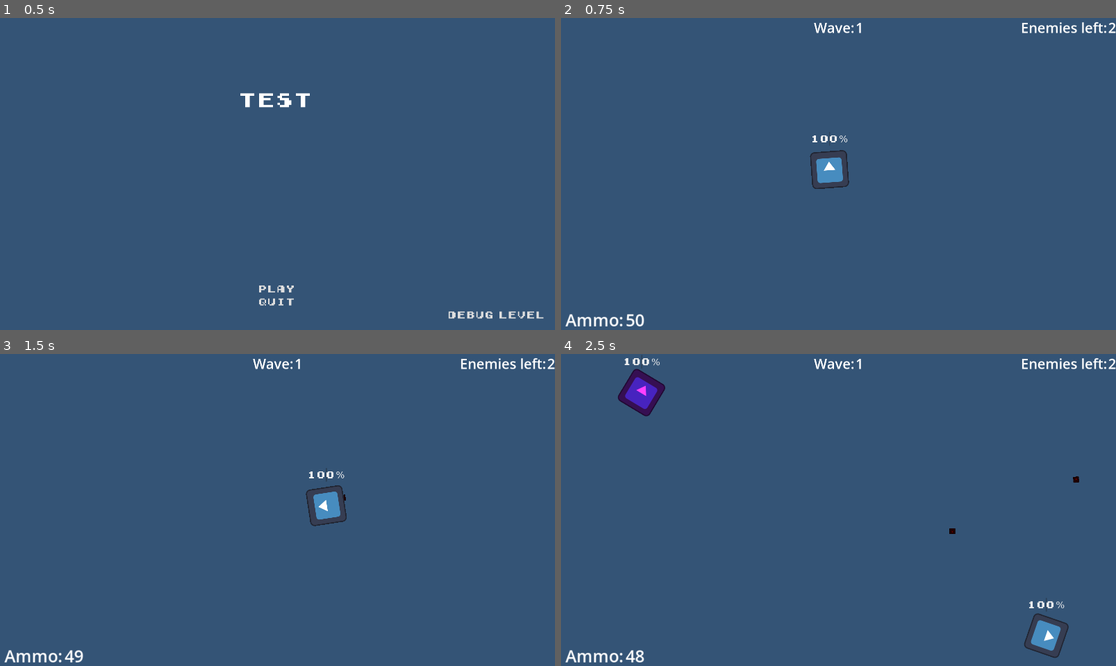
Above: before the commit, frames 1-4 (two rows, left to right).
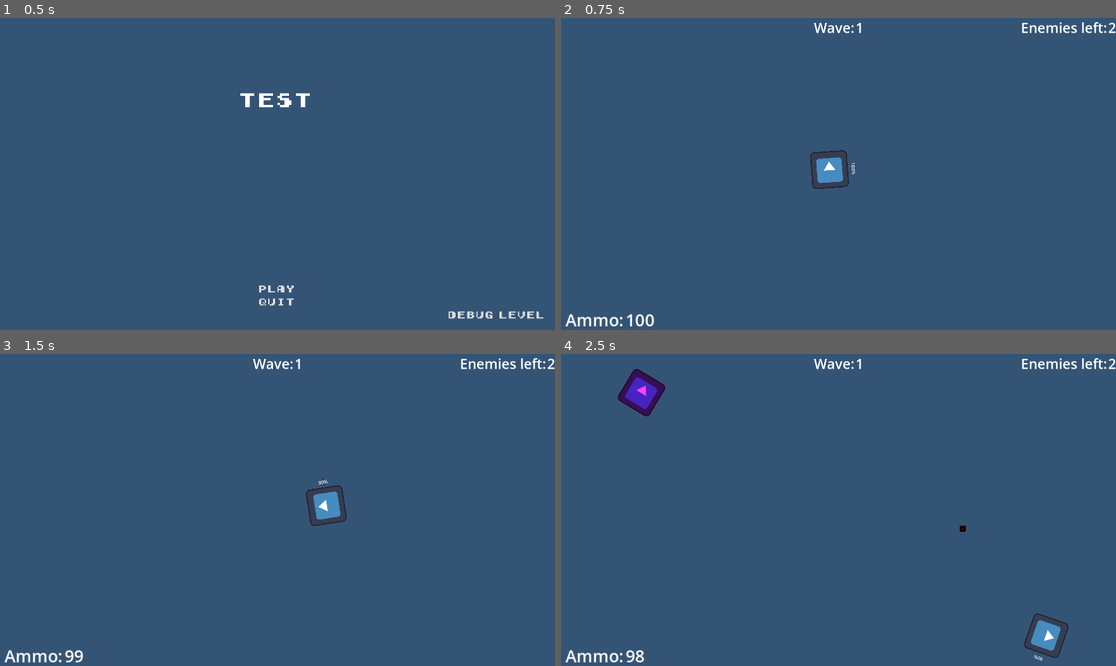
Above: after the commit, the same moments.

Repository: ChoppingSlime/ChoppingSlimes_practice_project
Game: Godot game, scene res://UI/main_menu.tscn
Same seed, same stepped clock (60 frames per second), same inputs: the game is played once before the commit and once after it. The engine's default icon, where the game draws it, is replaced by a stand-in: a white triangle on a blue panel in a dark square.
Inputs (mouse positions are in pixels of both pictures, inside the frame that each line leads up to):
- Up to frame 1 (0.5 s): no input
- Up to frame 2 (0.75 s): click "Play" at 0.5 s
- Up to frame 3 (1.5 s): tap Enter at 1.25 s; move the mouse to (399, 494) at 1.27 s; hold D (right_go) from 1.28 s (still down); click (399, 494) at 1.35 s
- Up to frame 4 (2.5 s): move the mouse to (727, 525) at 2.02 s; release D (right_go) at 2.03 s; hold S (down_go) from 2.03 s (still down); click (727, 525) at 2.1 s

Frame 1 is identical in both runs. In frame 2, 0.2% of the frame differs, in the area x 11-54%, y 36-99%; in frame 3, 0.1%; in frame 4, 0.3%, in the area x 11-94%, y 0-99%.

Commit message:
Changed the project into a "Composition" architecture - Or at least that's what I tried to do lol - stabilization of the health, healthbar and shooting systems

Diff:
--- /dev/null
+++ b/Components/HealthBar_Component.tscn
@@ -0,0 +1,11 @@
+[gd_scene load_steps=2 format=3 uid="uid://b3tclld8lyrtg"]
+
+[ext_resource type="Script" path="res://HealthBar.gd" id="1_x6mng"]
+
+[node name="HealthBarComponent" type="Node2D"]
+script = ExtResource("1_x6mng")
+
+[node name="HealthBar" type="ProgressBar" parent="."]
+offset_top = -155.0
+offset_right = 4.0
+offset_bottom = -128.0
--- /dev/null
+++ b/Components/Health_Component.tscn
@@ -0,0 +1,6 @@
+[gd_scene load_steps=2 format=3 uid="uid://btip0tw74nk2j"]
+
+[ext_resource type="Script" path="res://HealthComponent.gd" id="1_lir6f"]
+
+[node name="HealthComponent" type="Node2D"]
+script = ExtResource("1_lir6f")
--- /dev/null
+++ b/Components/Shoot_Component.gd
@@ -0,0 +1,24 @@
+extends Node2D
+
+@export var bullet_scene : PackedScene
+
+@export var ammo : int
+@export var bullet_dmg : int
+@export var bullet_speed : int
+
+
+
+func shoot() -> void:
+	if ammo > 0 :
+		var bullet_instance = bullet_scene.instantiate()
+		get_tree().current_scene.add_child(bullet_instance)
+		bullet_instance.target = 1
+		bullet_instance.stat_setup(bullet_dmg,bullet_speed)
+		bullet_instance.global_transform = $BulletSpawnpoint.global_transform
+		ammo -= 1
+
+		get_tree().get_first_node_in_group("UI").ammo_update(ammo)
+
+func add_ammo(plus_ammo) -> void :
+	ammo += plus_ammo
+	get_tree().get_first_node_in_group("UI").ammo_update(ammo)
--- /dev/null
+++ b/Components/Shoot_Component.tscn
@@ -0,0 +1,8 @@
+[gd_scene load_steps=2 format=3 uid="uid://j8bxyruex83i"]
+
+[ext_resource type="Script" path="res://Components/Shoot_Component.gd" id="1_2c1lq"]
+
+[node name="ShootComponent" type="Node2D"]
+script = ExtResource("1_2c1lq")
+
+[node name="BulletSpawnpoint" type="Marker2D" parent="."]
--- a/Entities/Enemies/Enemy.gd
+++ b/Entities/Enemies/Enemy.gd
@@ -4,22 +4,15 @@
 
 @export var AmmoPack : PackedScene
 var target : Player
-var healt = 30
 var speed : int = 300
 var damage_to_player = 20
 
-func _ready() -> void:
-	$ProgressBar_anchor/ProgressBar.max_value = healt
-	$ProgressBar_anchor/ProgressBar.value = healt
 
 func _physics_process(delta: float)  -> void:
-	fix_ProgressBar_Rotation()
 	if not target:
 		target = get_tree().get_first_node_in_group("player")
 	else:
 		chase_player()
-
-
 
 
 func chase_player() -> void:
@@ -28,11 +21,6 @@
 	look_at(target.position)
 
 
-func die() -> void:
-	var percent = randf()
-	if (percent > 0.6): drop_ammo()
-	queue_free()
-
 func drop_ammo() -> void:
 	var NewAmmoPack = AmmoPack.instantiate()
 	get_tree().get_first_node_in_group("Level").add_child(NewAmmoPack)
@@ -40,11 +28,12 @@
 
 
 func dmg(dmg)-> void :
-	healt = max(healt-dmg, 0)
-	$ProgressBar_anchor/ProgressBar.value = healt
-	if healt == 0:
-		GameManager.enemy_death_handler()
-		die()
+	$HealthComponent.take_dmg(dmg)
+	update_healthbar_re()
+
+
+func update_healthbar_re() -> void:
+	$HealthBarComponent.update_healthbar($HealthComponent.health)
 
 
 func _on_area_2d_body_entered(body: Node2D) -> void:
@@ -52,7 +41,4 @@
 		var player = body as Player
 		player.dmg(damage_to_player)
 		GameManager.enemy_death_handler()
-		die()
-
-func fix_ProgressBar_Rotation() -> void:
-	$ProgressBar_anchor.set_rotation_degrees(-self.get_rotation_degrees())
+		dmg(40)
--- a/Entities/Enemies/Enemy.tscn
+++ b/Entities/Enemies/Enemy.tscn
@@ -1,9 +1,10 @@
-[gd_scene load_steps=7 format=3 uid="uid://h3a62i17wjqk"]
+[gd_scene load_steps=8 format=3 uid="uid://h3a62i17wjqk"]
 
 [ext_resource type="Texture2D" uid="uid://catcrc5em4klg" path="res://icon.svg" id="1_5anpg"]
 [ext_resource type="Script" path="res://Entities/Enemies/Enemy.gd" id="1_sw6q6"]
 [ext_resource type="PackedScene" uid="uid://cb41npl5akjpq" path="res://Obj/Ammo_pack.tscn" id="2_swihu"]
-[ext_resource type="Theme" uid="uid://dhv2b3dip8oc8" path="res://Data/Themes/main_menu.tres" id="4_ci8eh"]
+[ext_resource type="Script" path="res://HealthComponent.gd" id="4_27y3n"]
+[ext_resource type="Script" path="res://HealthBar.gd" id="5_6sogk"]
 
 [sub_resource type="RectangleShape2D" id="RectangleShape2D_k2ltx"]
 
@@ -30,17 +31,18 @@
 position = Vector2(-0.5, 1)
 shape = SubResource("RectangleShape2D_bsq5v")
 
-[node name="Marker2D" type="Marker2D" parent="."]
+[node name="HealthComponent" type="Node2D" parent="."]
+position = Vector2(-29.5028, -67.2449)
+script = ExtResource("4_27y3n")
+health = 40
 
-[node name="ProgressBar_anchor" type="Marker2D" parent="."]
+[node name="HealthBarComponent" type="Node2D" parent="."]
+position = Vector2(-29.5028, -67.2449)
+script = ExtResource("5_6sogk")
 
-[node name="ProgressBar" type="ProgressBar" parent="ProgressBar_anchor"]
-offset_left = -2.0
-offset_top = -131.0
-offset_right = 2.0
-offset_bottom = -83.0
-size_flags_horizontal = 4
-theme = ExtResource("4_ci8eh")
-metadata/_edit_use_anchors_ = true
+[node name="HealthBar" type="ProgressBar" parent="HealthBarComponent"]
+offset_top = -155.0
+offset_right = 4.0
+offset_bottom = -128.0
 
 [connection signal="body_entered" from="Area2D" to="." method="_on_area_2d_body_entered"]
--- a/Entities/Enemies/enemy_shooter.gd
+++ b/Entities/Enemies/enemy_shooter.gd
@@ -2,22 +2,16 @@
 
 class_name Enemy_shooter
 
-@export var bullet : PackedScene
 @export var AmmoPack : PackedScene
 var target : Player
-var healt : int = 90
 var speed : int = 20
 var damage_to_player : int = 100
 var shooting_t : Timer
 var shooting_delay : float = 0.8
-var bullet_dmg : int = 10
-var bullet_speed : int = 10
-@onready var coordinates = $Spawn
+
 
 
 func _ready() -> void:
-	$ProgressBar_anchor/ProgressBar.max_value = healt
-	$ProgressBar_anchor/ProgressBar.value = healt
 	shooting_t_setup()
 
 func shooting_t_setup() -> void :
@@ -30,16 +24,10 @@
 
 
 func shoot() -> void:
-	var bullet_instance = bullet.instantiate()
-	get_tree().current_scene.add_child(bullet_instance)
-	bullet_instance.target = 0
-	bullet_instance.stat_setup(bullet_dmg,bullet_speed)
-	bullet_instance.global_transform = coordinates.global_transform
-
+	$ShootComponent.shoot()
 
 
 func _physics_process(delta: float)  -> void:
-	fix_ProgressBar_Rotation()
 	if not target:
 		target = get_tree().get_first_node_in_group("player")
 	else:
@@ -53,23 +41,23 @@
 
 
 func dmg(dmg)-> void :
-	healt = max(healt-dmg, 0)
-	$ProgressBar_anchor/ProgressBar.value = healt
-	if healt == 0:
-		GameManager.enemy_death_handler()
-		die()
+	$HealthComponent.take_dmg(dmg)
+	update_healthbar_re()
 
 
-func die() -> void:
-	var percent = randf()
-	if (percent > 0.3): drop_ammo()
-	queue_free()
+func update_healthbar_re() -> void:
+	$HealthBarComponent.update_healthbar($HealthComponent.health)
+
+#func die() -> void:
+	#var percent = randf()
+	#if (percent > 0.3): drop_ammo()
+	#queue_free()
 
 
-func drop_ammo() -> void:
-	var NewAmmoPack = AmmoPack.instantiate()
-	get_tree().get_first_node_in_group("Level").add_child(NewAmmoPack)
-	NewAmmoPack.global_transform = $Marker2D.global_transform
+#func drop_ammo() -> void:
+	#var NewAmmoPack = AmmoPack.instantiate()
+	#get_tree().get_first_node_in_group("Level").add_child(NewAmmoPack)
+	#NewAmmoPack.global_transform = $Marker2D.global_transform
 
 
 func _on_area_2d_body_entered(body: Node2D) -> void:
@@ -77,9 +65,4 @@
 	if body is Player:
 		var player = body as Player
 		player.dmg(damage_to_player)
-		GameManager.enemy_death_handler()
-		die()
-
-
-func fix_ProgressBar_Rotation() -> void:
-	$ProgressBar_anchor.set_rotation_degrees(-self.get_rotation_degrees())
+		dmg(50)
--- a/Entities/Enemies/enemy_shooter.tscn
+++ b/Entities/Enemies/enemy_shooter.tscn
@@ -1,10 +1,12 @@
-[gd_scene load_steps=8 format=3 uid="uid://tdyqmiviik7p"]
+[gd_scene load_steps=10 format=3 uid="uid://tdyqmiviik7p"]
 
 [ext_resource type="Script" path="res://Entities/Enemies/enemy_shooter.gd" id="1_u27dl"]
 [ext_resource type="PackedScene" uid="uid://cb41npl5akjpq" path="res://Obj/Ammo_pack.tscn" id="2_1fodo"]
 [ext_resource type="PackedScene" uid="uid://kahke7himncg" path="res://Obj/Bullet.tscn" id="2_wtj0d"]
 [ext_resource type="Texture2D" uid="uid://catcrc5em4klg" path="res://icon.svg" id="3_flm4e"]
-[ext_resource type="Theme" uid="uid://dhv2b3dip8oc8" path="res://Data/Themes/main_menu.tres" id="5_lqo40"]
+[ext_resource type="Script" path="res://Components/Shoot_Component.gd" id="4_svrp1"]
+[ext_resource type="Script" path="res://HealthBar.gd" id="6_6vm5d"]
+[ext_resource type="Script" path="res://HealthComponent.gd" id="7_8qcx6"]
 
 [sub_resource type="RectangleShape2D" id="RectangleShape2D_k2ltx"]
 
@@ -14,7 +16,6 @@
 [node name="Enemy_shooter" type="CharacterBody2D"]
 collision_layer = 2
 script = ExtResource("1_u27dl")
-bullet = ExtResource("2_wtj0d")
 AmmoPack = ExtResource("2_1fodo")
 
 [node name="Sprite2D" type="Sprite2D" parent="."]
@@ -39,20 +40,29 @@
 position = Vector2(-0.5, 1)
 shape = SubResource("RectangleShape2D_bsq5v")
 
-[node name="Marker2D" type="Marker2D" parent="."]
+[node name="ShootComponent" type="Node2D" parent="."]
+position = Vector2(-29.5028, -67.2449)
+script = ExtResource("4_svrp1")
+bullet_scene = ExtResource("2_wtj0d")
+ammo = 250
+bullet_dmg = 40
+bullet_speed = 20
 
-[node name="Spawn" type="Marker2D" parent="."]
-position = Vector2(88, 0)
+[node name="BulletSpawnpoint" type="Marker2D" parent="ShootComponent"]
+position = Vector2(124.503, 66.2449)
 
-[node name="ProgressBar_anchor" type="Marker2D" parent="."]
+[node name="HealthBarComponent" type="Node2D" parent="."]
+position = Vector2(-29.5028, -67.2449)
+script = ExtResource("6_6vm5d")
 
-[node name="ProgressBar" type="ProgressBar" parent="ProgressBar_anchor"]
-offset_left = -2.0
-offset_top = -131.0
-offset_right = 2.0
-offset_bottom = -83.0
-size_flags_horizontal = 4
-theme = ExtResource("5_lqo40")
-metadata/_edit_use_anchors_ = true
+[node name="HealthBar" type="ProgressBar" parent="HealthBarComponent"]
+offset_top = -155.0
+offset_right = 4.0
+offset_bottom = -128.0
+
+[node name="HealthComponent" type="Node2D" parent="."]
+position = Vector2(-29.5028, -67.2449)
+script = ExtResource("7_8qcx6")
+health = 100
 
 [connection signal="body_entered" from="Area2D" to="." method="_on_area_2d_body_entered"]
--- a/Entities/Neutral/Orizontal_Rub.tscn
+++ /dev/null
@@ -1,61 +0,0 @@
-[gd_scene load_steps=4 format=3 uid="uid://brtpcahel2vq4"]
-
-[ext_resource type="Texture2D" uid="uid://catcrc5em4klg" path="res://icon.svg" id="1_54hy7"]
-
-[sub_resource type="GDScript" id="GDScript_if0hu"]
-script/source = "extends Area2D
-
-class_name deflector_hor
-"
-
-[sub_resource type="RectangleShape2D" id="RectangleShape2D_l58d4"]
-size = Vector2(19.5245, 0.62335)
-
-[node name="Orizontal_Rub" type="Area2D"]
-collision_layer = 16
-collision_mask = 7
-script = SubResource("GDScript_if0hu")
-
-[node name="Sprite2D" type="Sprite2D" parent="."]
-modulate = Color(0.964706, 0, 0.976471, 1)
-self_modulate = Color(0.541176, 0.117647, 0.286275, 1)
-position = Vector2(-0.499997, -3.65519)
-scale = Vector2(0.898438, 0.0835127)
-texture = ExtResource("1_54hy7")
-
-[node name="Sprite2D2" type="Sprite2D" parent="Sprite2D"]
-modulate = Color(0.964706, 0, 0.976471, 1)
-self_modulate = Color(0.988235, 0.854902, 0.886275, 1)
-position = Vector2(-1, -47)
-scale = Vector2(0.316367, 0.25545)
-texture = ExtResource("1_54hy7")
-flip_v = true
-
-[node name="Sprite2D3" type="Sprite2D" parent="Sprite2D"]
-modulate = Color(0.964706, 0, 0.976471, 1)
-self_modulate = Color(0.984314, 0.827451, 0.862745, 1)
-position = Vector2(0, 47)
-scale = Vector2(0.316367, 0.25545)
-texture = ExtResource("1_54hy7")
-
-[node name="Sprite2D4" type="Sprite2D" parent="Sprite2D"]
-modulate = Color(0.964706, 0, 0.976471, 1)
-self_modulate = Color(0.984314, 0.796078, 0.839216, 1)
-position = Vector2(-43.3832, 1)
-rotation = 1.5708
-scale = Vector2(0.316367, 0.198938)
-texture = ExtResource("1_54hy7")
-
-[node name="Sprite2D5" type="Sprite2D" parent="Sprite2D"]
-modulate = Color(0.964706, 0, 0.976471, 1)
-self_modulate = Color(0.972549, 0.678431, 0.756863, 1)
-position = Vector2(47, 1)
-rotation = 1.5708
-scale = Vector2(0.316367, 0.25545)
-texture = ExtResource("1_54hy7")
-flip_v = true
-
-[node name="CollisionShape2D" type="CollisionShape2D" parent="."]
-position = Vector2(-0.499999, -3)
-scale = Vector2(5.89004, -6.41693)
-shape = SubResource("RectangleShape2D_l58d4")
--- a/Entities/Neutral/Vertical_Rub.tscn
+++ /dev/null
@@ -1,65 +0,0 @@
-[gd_scene load_steps=4 format=3 uid="uid://dqqsej8trym1k"]
-
-[ext_resource type="Texture2D" uid="uid://catcrc5em4klg" path="res://icon.svg" id="3_xankj"]
-
-[sub_resource type="GDScript" id="GDScript_45onp"]
-script/source = "extends Area2D
-#THIS ABSOLUTE SHIT ONLY WORKS FOR BULLETS COMING E TO W. No fucking clue why it doesnt W to E.
-
-class_name deflector_vert
-
-"
-
-[sub_resource type="RectangleShape2D" id="RectangleShape2D_l58d4"]
-size = Vector2(19.5245, 1.71422)
-
-[node name="Vertical_Rub" type="Area2D"]
-position = Vector2(0, -58)
-rotation = 1.5708
-collision_layer = 16
-collision_mask = 7
-script = SubResource("GDScript_45onp")
-
-[node name="Sprite2D" type="Sprite2D" parent="."]
-modulate = Color(0.964706, 0, 0.976471, 1)
-self_modulate = Color(0.541176, 0.117647, 0.286275, 1)
-position = Vector2(-0.499997, -3.65519)
-scale = Vector2(0.898438, 0.0835127)
-texture = ExtResource("3_xankj")
-
-[node name="Sprite2D2" type="Sprite2D" parent="Sprite2D"]
-modulate = Color(0.964706, 0, 0.976471, 1)
-self_modulate = Color(0.988235, 0.854902, 0.886275, 1)
-position = Vector2(-1, -47)
-scale = Vector2(0.316367, 0.25545)
-texture = ExtResource("3_xankj")
-flip_v = true
-
-[node name="Sprite2D3" type="Sprite2D" parent="Sprite2D"]
-modulate = Color(0.964706, 0, 0.976471, 1)
-self_modulate = Color(0.984314, 0.827451, 0.862745, 1)
-position = Vector2(0, 47)
-scale = Vector2(0.316367, 0.25545)
-texture = ExtResource("3_xankj")
-
-[node name="Sprite2D4" type="Sprite2D" parent="Sprite2D"]
-modulate = Color(0.964706, 0, 0.976471, 1)
-self_modulate = Color(0.984314, 0.796078, 0.839216, 1)
-position = Vector2(-43.3832, 1)
-rotation = 1.5708
-scale = Vector2(0.316367, 0.198938)
-texture = ExtResource("3_xankj")
-
-[node name="Sprite2D5" type="Sprite2D" parent="Sprite2D"]
-modulate = Color(0.964706, 0, 0.976471, 1)
-self_modulate = Color(0.972549, 0.678431, 0.756863, 1)
-position = Vector2(47, 1)
-rotation = 1.5708
-scale = Vector2(0.316367, 0.25545)
-texture = ExtResource("3_xankj")
-flip_v = true
-
-[node name="CollisionShape2D" type="CollisionShape2D" parent="."]
-position = Vector2(-0.500034, -3.50021)
-scale = Vector2(5.89004, -6.41693)
-shape = SubResource("RectangleShape2D_l58d4")
--- a/Entities/Player/Player.gd
+++ b/Entities/Player/Player.gd
@@ -1,30 +1,20 @@
 extends CharacterBody2D
 
 class_name Player
-@export var bullet : PackedScene
+
 var mov_speed : int = 1000
-var healt : int = 100
-@onready var coordinates = $Spawn
-var ammo : int = 50
-var bullet_dmg : int = 20
-var bullet_speed : int = 10
-
 
 func _ready() -> void:
-	$ProgressBar_anchor/ProgressBar.value = healt
-	get_tree().get_first_node_in_group("UI").ammo_update(ammo)
-
+	update_healthbar_re()
+	get_tree().get_first_node_in_group("UI").ammo_update($ShootComponent.ammo)
 
 func _physics_process(delta: float) -> void:
 	move()
 	look_at(get_global_mouse_position())
-	if Input.is_action_just_pressed("shoot"): shoot()
+	if Input.is_action_just_pressed("shoot"):
+		$ShootComponent.shoot()
 	if Input.is_action_just_pressed("Esc_menu"):
 		get_tree().get_first_node_in_group("pause").pause()
-	fix_ProgressBar_Rotation()
-
-
-
 
 
 func move() -> void:
@@ -37,21 +27,13 @@
 	move_and_slide()
 
 
-func shoot() -> void:
-	if ammo > 0 :
-		var bullet_instance = bullet.instantiate()
-		get_tree().current_scene.add_child(bullet_instance)
-		bullet_instance.target = 1
-		bullet_instance.stat_setup(bullet_dmg,bullet_speed)
-		bullet_instance.global_transform = coordinates.global_transform
-		ammo -= 1
-		get_tree().get_first_node_in_group("UI").ammo_update(ammo)
+func dmg(dmg)-> void :
+	$HealthComponent.take_dmg(dmg)
+	update_healthbar_re()
 
-func dmg(dameg)-> void :
-	healt = max(healt-dameg, 0)
-	print(healt)
-	$ProgressBar_anchor/ProgressBar.value = healt
-	if healt == 0: die()
+
+func update_healthbar_re() -> void:
+	$HealthBarComponent.update_healthbar($HealthComponent.health)
 
 
 func die():
@@ -60,10 +42,4 @@
 
 
 func add_ammo(plus_ammo) -> void :
-	ammo += plus_ammo
-	var Ui_ref = get_tree().get_first_node_in_group("UI")
-	Ui_ref.ammo_update(ammo)
-
-
-func fix_ProgressBar_Rotation() -> void:
-	$ProgressBar_anchor.set_rotation_degrees(-self.get_rotation_degrees())
+	$ShootComponent.add_ammo(plus_ammo)
--- a/Entities/Player/Player.tscn
+++ b/Entities/Player/Player.tscn
@@ -1,9 +1,11 @@
-[gd_scene load_steps=6 format=3 uid="uid://c4ys6n1qlfe2r"]
+[gd_scene load_steps=8 format=3 uid="uid://c4ys6n1qlfe2r"]
 
 [ext_resource type="Texture2D" uid="uid://catcrc5em4klg" path="res://icon.svg" id="1_i7lbn"]
 [ext_resource type="Script" path="res://Entities/Player/Player.gd" id="1_ltxyg"]
+[ext_resource type="Script" path="res://HealthComponent.gd" id="2_7cq37"]
 [ext_resource type="PackedScene" uid="uid://kahke7himncg" path="res://Obj/Bullet.tscn" id="2_iydxx"]
-[ext_resource type="Theme" uid="uid://dhv2b3dip8oc8" path="res://Data/Themes/main_menu.tres" id="3_ju4vu"]
+[ext_resource type="Script" path="res://HealthBar.gd" id="3_b2j2o"]
+[ext_resource type="Script" path="res://Components/Shoot_Component.gd" id="4_00vh8"]
 
 [sub_resource type="RectangleShape2D" id="RectangleShape2D_hink7"]
 size = Vector2(20, 35.1675)
@@ -12,7 +14,28 @@
 z_index = 100
 collision_mask = 22
 script = ExtResource("1_ltxyg")
-bullet = ExtResource("2_iydxx")
+
+[node name="HealthComponent" type="Node2D" parent="."]
+script = ExtResource("2_7cq37")
+health = 100
+
+[node name="HealthBarComponent" type="Node2D" parent="."]
+script = ExtResource("3_b2j2o")
+
+[node name="HealthBar" type="ProgressBar" parent="HealthBarComponent"]
+offset_top = -96.0
+offset_right = 4.0
+offset_bottom = -69.0
+
+[node name="ShootComponent" type="Node2D" parent="."]
+script = ExtResource("4_00vh8")
+bullet_scene = ExtResource("2_iydxx")
+ammo = 100
+bullet_dmg = 10
+bullet_speed = 10
+
+[node name="BulletSpawnpoint" type="Marker2D" parent="ShootComponent"]
+position = Vector2(69, 0)
 
 [node name="Sprite2D" type="Sprite2D" parent="."]
 rotation = -1.5708
@@ -21,17 +44,3 @@
 [node name="CollisionShape2D" type="CollisionShape2D" parent="."]
 scale = Vector2(4.94489, 2.87494)
 shape = SubResource("RectangleShape2D_hink7")
-
-[node name="Spawn" type="Marker2D" parent="."]
-position = Vector2(105, -9)
-
-[node name="ProgressBar_anchor" type="Marker2D" parent="."]
-
-[node name="ProgressBar" type="ProgressBar" parent="ProgressBar_anchor"]
-offset_left = -2.0
-offset_top = -131.0
-offset_right = 2.0
-offset_bottom = -83.0
-size_flags_horizontal = 4
-theme = ExtResource("3_ju4vu")
-metadata/_edit_use_anchors_ = true
--- a/Entities/Player/ProgressBar.gd
+++ /dev/null
@@ -1,4 +0,0 @@
-extends ProgressBar
-
-func _physics_process(delta: float) -> void:
-	look_
--- a/GameManager.gd
+++ b/GameManager.gd
@@ -12,6 +12,7 @@
 var enemy_shooter_chanche : float = 0.0
 var enemy_instance
 var current_scene
+
 
 func start_game() -> void:
 	level = get_tree().get_first_node_in_group("Level")
--- /dev/null
+++ b/HealthBar.gd
@@ -0,0 +1,11 @@
+extends Node2D
+
+
+#updates the healthbar to the current value of health
+func update_healthbar(health : int ) -> void :
+	$HealthBar.value = health
+
+
+#on the subj use 	self.get_rotation_degrees()		to get subj_rot
+func fix_healthbar_rotation(subj_rot : int) -> void:
+	self.set_rotation_degrees(-subj_rot)
--- /dev/null
+++ b/HealthComponent.gd
@@ -0,0 +1,25 @@
+extends Node2D
+
+@export var health : int
+@onready var maxhealth = health
+
+func die() -> void :
+	#if not enemy
+	if get_parent().has_method("die"):
+		get_parent().die()
+
+	#if enemy
+	else:
+		gamemanager_notifier()
+		get_parent().queue_free()
+
+#takes damage. if dmg>health, dies
+func take_dmg(dmg)-> void :
+	health = max(health - dmg, 0)
+	if health == 0: die()
+
+func heal(heal) -> void :
+	health = min(health+ heal, maxhealth)
+
+func gamemanager_notifier() ->void :
+	GameManager.enemy_death_handler()
--- a/Level/debug_level.tscn
+++ b/Level/debug_level.tscn
@@ -1,9 +1,10 @@
-[gd_scene load_steps=5 format=3 uid="uid://c5hlce31pg0b0"]
+[gd_scene load_steps=6 format=3 uid="uid://c5hlce31pg0b0"]
 
 [ext_resource type="PackedScene" uid="uid://c4ys6n1qlfe2r" path="res://Entities/Player/Player.tscn" id="1_6fl1c"]
 [ext_resource type="PackedScene" uid="uid://b4daet07lhad1" path="res://UI/ui.tscn" id="2_ob6tx"]
 [ext_resource type="PackedScene" uid="uid://csihiaugmv3my" path="res://UI/Lost_menu.tscn" id="4_nqsa0"]
 [ext_resource type="PackedScene" uid="uid://bexp71mlo7k2c" path="res://UI/pause_menu.tscn" id="5_8jihk"]
+[ext_resource type="PackedScene" uid="uid://tdyqmiviik7p" path="res://Entities/Enemies/enemy_shooter.tscn" id="5_abc0v"]
 
 [node name="DebugLevel" type="Node2D" groups=["Level"]]
 
@@ -23,4 +24,7 @@
 
 [node name="Pause_menu" parent="." instance=ExtResource("5_8jihk")]
 
+[node name="Enemy_shooter" parent="." instance=ExtResource("5_abc0v")]
+position = Vector2(649, 530)
+
 [editable path="UI"]
--- a/Obj/Bullet.gd
+++ b/Obj/Bullet.gd
@@ -32,7 +32,6 @@
 
 
 func _on_body_entered(body: Node2D) -> void:
-	if target == 1:
 		if body is Enemy :
 			var enemy = body as Enemy
 			enemy.dmg(bullet_dmg)
@@ -41,7 +40,6 @@
 			var enemy = body as Enemy_shooter
 			enemy.dmg(bullet_dmg)
 			die()
-	if target == 0:
 		if body is Player:
 			var player = body as Player
 			player.dmg(bullet_dmg)
